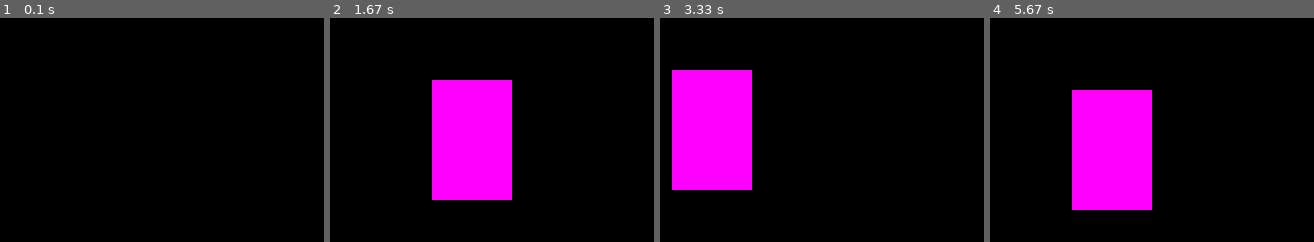
Above: before the commit, frames 1-4 (left to right).
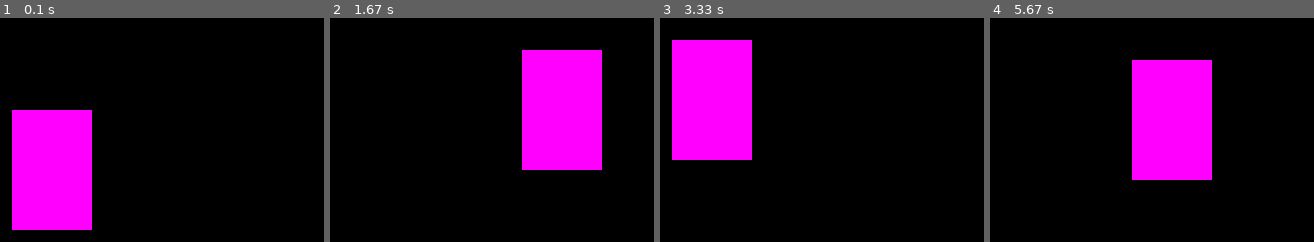
Above: after the commit, the same moments.

Repository: donraccoon/python-game
Game: pygame game, started from testgamev1.py
The game is run twice, just before and just after one commit, with the same random seed, the same clock (stepped at 60 frames per second) and the same inputs.
Inputs:
- Up to frame 1 (0.1 s): no input
- Up to frame 2 (1.67 s): hold Right 0.33-0.8 s; hold Up 0.83-1.13 s; hold Right 1.17-1.63 s
- Up to frame 3 (3.33 s): hold Left 1.67-2.2 s; hold Down 2.23-2.53 s; hold Left 2.57-2.97 s; hold Up from 3 s (still down)
- Up to frame 4 (5.67 s): release Up at 3.37 s; hold Right 3.4-4.03 s; hold Down 4.07-4.43 s; hold Left 4.47-4.93 s; hold Right 4.97-5.43 s; hold Up from 5.47 s (still down)

The runs differ from the first frame. In frame 1, 13% of the frame differs, in the area x 3-29%, y 41-95%; in frame 2, 26%, in the area x 31-84%, y 14-82%; in frame 3, 6.6%; in frame 4, 21%.

Commit message:
Update testgamev1.py
added comments

Diff:
--- a/testgamev1.py
+++ b/testgamev1.py
@@ -1,40 +1,52 @@
-import pygame
-pygame.init()
+import pygame  # Imports the Pygame library to create games and graphical applications before using pygame make sure to install it (pip install pygame)
+pygame.init()  # Initializes all Pygame modules to prepare them for use
 
-screenWidth = 500
-screenHeight = 500
+# Set the screen dimensions
+screenWidth = 500  # The width of the screen in pixels
+screenHeight = 500  # The height of the screen in pixels
 
-win = pygame.display.set_mode((screenWidth,screenHeight))
+# Create the game window with the specified width and height
+win = pygame.display.set_mode((screenWidth, screenHeight))  # Creates the window with a 500x500 pixel size
 
-pygame.display.set_caption("First game")
+# Set the title of the window
+pygame.display.set_caption("First game")  # Sets the caption of the game window to "First game"
 
-x = 50
-y = 425
-width = 40
-height= 60
-vel = 5
+# Define the initial position, size, and speed of the player character
+x = 50  # The starting x-coordinate of the character (horizontal position)
+y = 425  # The starting y-coordinate of the character (vertical position)
+width = 40  # The width of the character in pixels
+height = 60  # The height of the character in pixels
+vel = 5  # The velocity (speed) at which the character moves in pixels per frame
 
-run = True
+# Main game loop control variable
+run = True  # Variable to keep the game loop running
+
+# Start of the game loop
 while run:
-	pygame.time.delay(100)
+    pygame.time.delay(50)  # Delays the loop by 50 milliseconds to control frame rate
 
-	for event in pygame.event.get():
-		if event.type == pygame.QUIT:
-			run = False
+    # Check for events (like pressing the close button)
+    for event in pygame.event.get():  # Loops through all events in the event queue
+        if event.type == pygame.QUIT:  # Checks if the event is a quit event (close button)
+            run = False  # Ends the game loop by setting run to False
+
+    # Get the current state of all keys (which keys are currently pressed)
+    keys = pygame.key.get_pressed()  # Returns a list of all pressed keys
+
+    # Movement controls using arrow keys
+    if keys[pygame.K_LEFT] and x > vel:  # Move left if the left arrow key is pressed and x > vel
+        x -= vel  # Decrease x-coordinate to move the character left
+    if keys[pygame.K_RIGHT] and x < screenWidth - width - vel:  # Move right if right arrow key is pressed and within screen bounds
+        x += vel  # Increase x-coordinate to move the character right
+    if keys[pygame.K_UP] and y > vel:  # Move up if up arrow key is pressed and y > vel
+        y -= vel  # Decrease y-coordinate to move the character up
+    if keys[pygame.K_DOWN] and y < screenHeight - height - vel:  # Move down if down arrow key is pressed and within screen bounds
+        y += vel  # Increase y-coordinate to move the character down
 
 
-	keys = pygame.key.get_pressed()
+    win.fill((0, 0, 0))  # Fills the window with a black background (RGB color (0, 0, 0))
+    pygame.draw.rect(win, (255, 0, 255), (x, y, width, height))  # Draws a magenta rectangle at (x, y) with size (width, height)
+    pygame.display.update()  # Updates the screen to reflect changes
 
-	if keys[pygame.K_LEFT] and x > vel:
-		x -= vel
-	if keys[pygame.K_RIGHT] and x < screenWidth - width - vel:
-		x += vel
-	if keys[pygame.K_UP] and y > vel:
-		y -= vel
-	if keys[pygame.K_DOWN] and y < screenHeight - height - vel:
-		y += vel
 
-	win.fill((0,0,0))
-	pygame.draw.rect(win, (255, 0, 255), (x, y, width, height))
-	pygame.display.update()
-pygame.quit()
+pygame.quit()  # Ends the Pygame instance and closes the window
